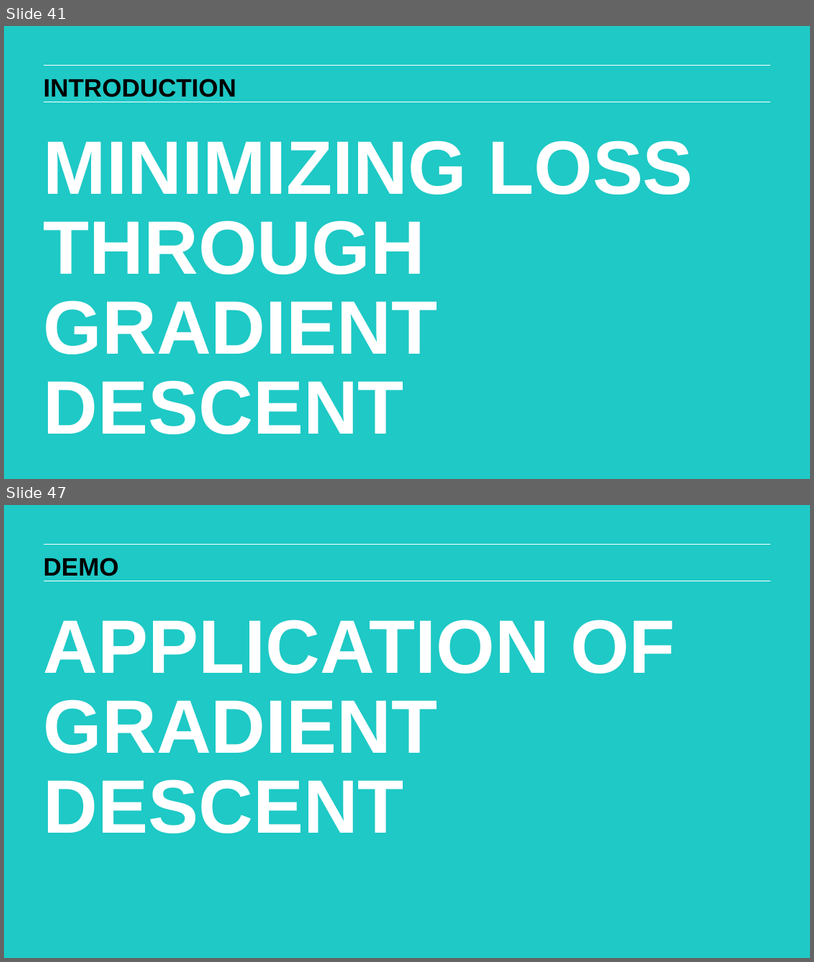
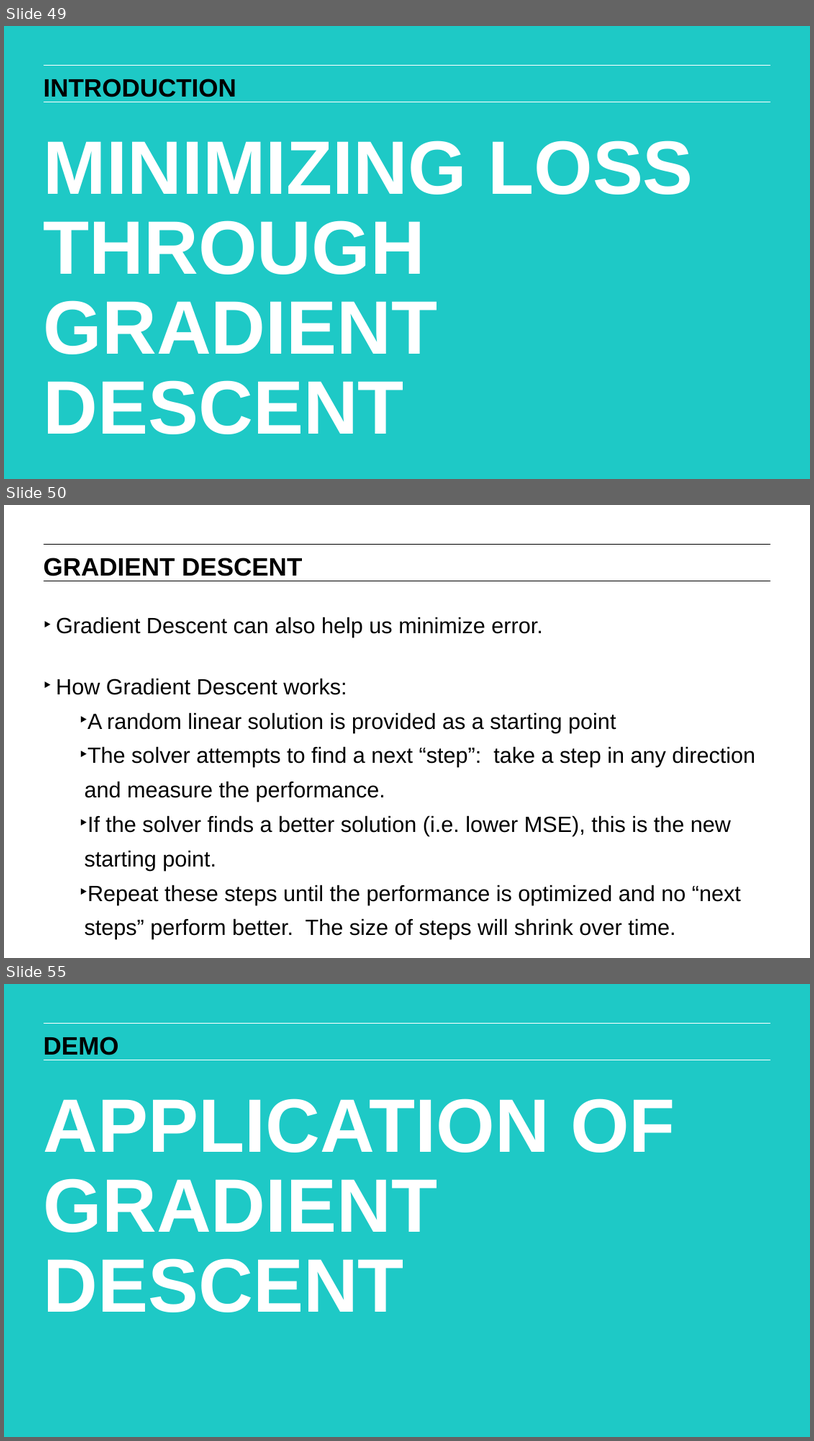
Before and after one commit to matanefron/data-sets, a slide deck: lessons/lesson-7/07-evaluating-model-fit_redux.pptx. Shown one above the other, each under a label of ours: slides 41 and 47 before the commit, slides 49, 50 and 55 after it; the slides between them are not shown. The pictures are 814x962 and 814x1441 pixels, drawn with LibreOffice and Linux fonts; fonts in the diff are those of the drawing. Boxes give left, top, right and bottom in pixels: in the first picture for what was removed or moved away, otherwise in the second. Text is boxed around its words. In the diff, an @@ line names an element or a change of style, - is before the commit and + after.

```diff
--- a/lessons/lesson-7/07-evaluating-model-fit_redux.pptx
+++ b/lessons/lesson-7/07-evaluating-model-fit_redux.pptx
@@ slide 50 added at [4,505,810,958], background #FFFFFF; not listed: 2 template elements that a slide beside it also shows @@
@@ text added at [44,558,302,576], 32 pt, text #000000, bold @@
+GRADIENT DESCENT
@@ text added at [56,617,756,939], 28 pt, text #000000 @@
+‣ Gradient Descent can also help us minimize error.
+‣ How Gradient Descent works:
+  ‣ A random linear solution is provided as a starting point
+  ‣ The solver attempts to find a next “step”: take a step in any direction and measure the performance.
+  ‣ If the solver finds a better solution (i.e. lower MSE), this is the new starting point.
+  ‣ Repeat these steps until the performance is optimized and no “next steps” perform better. The size of steps will shrink over time.
@@ what was slide 41 is now slide 49 @@
@@ what was slide 47 is now slide 55 @@
```
Also in this commit, not shown: 1 slide changed, 8 other slides added, 1 slide removed, 3 other files.
